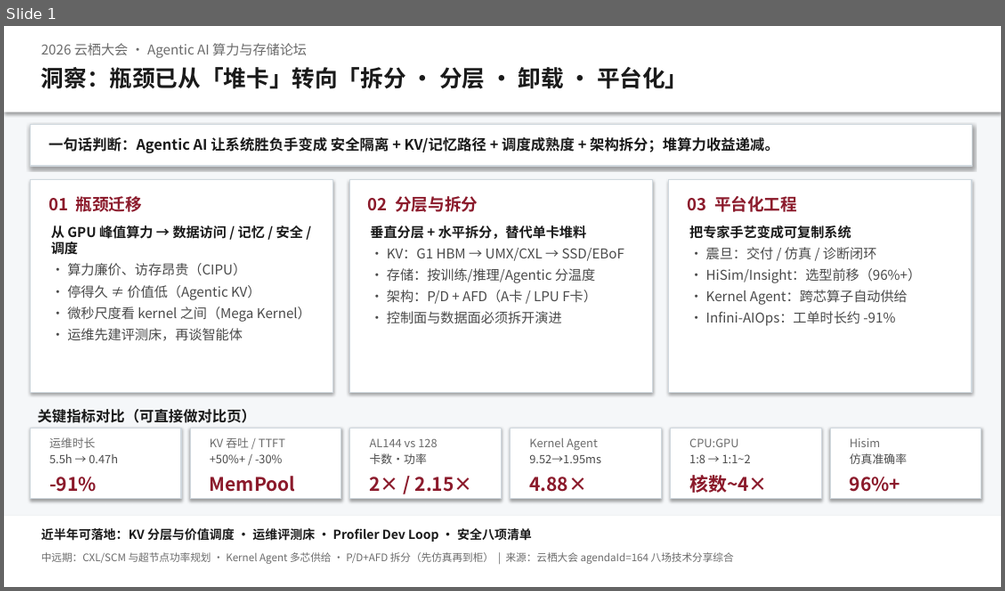
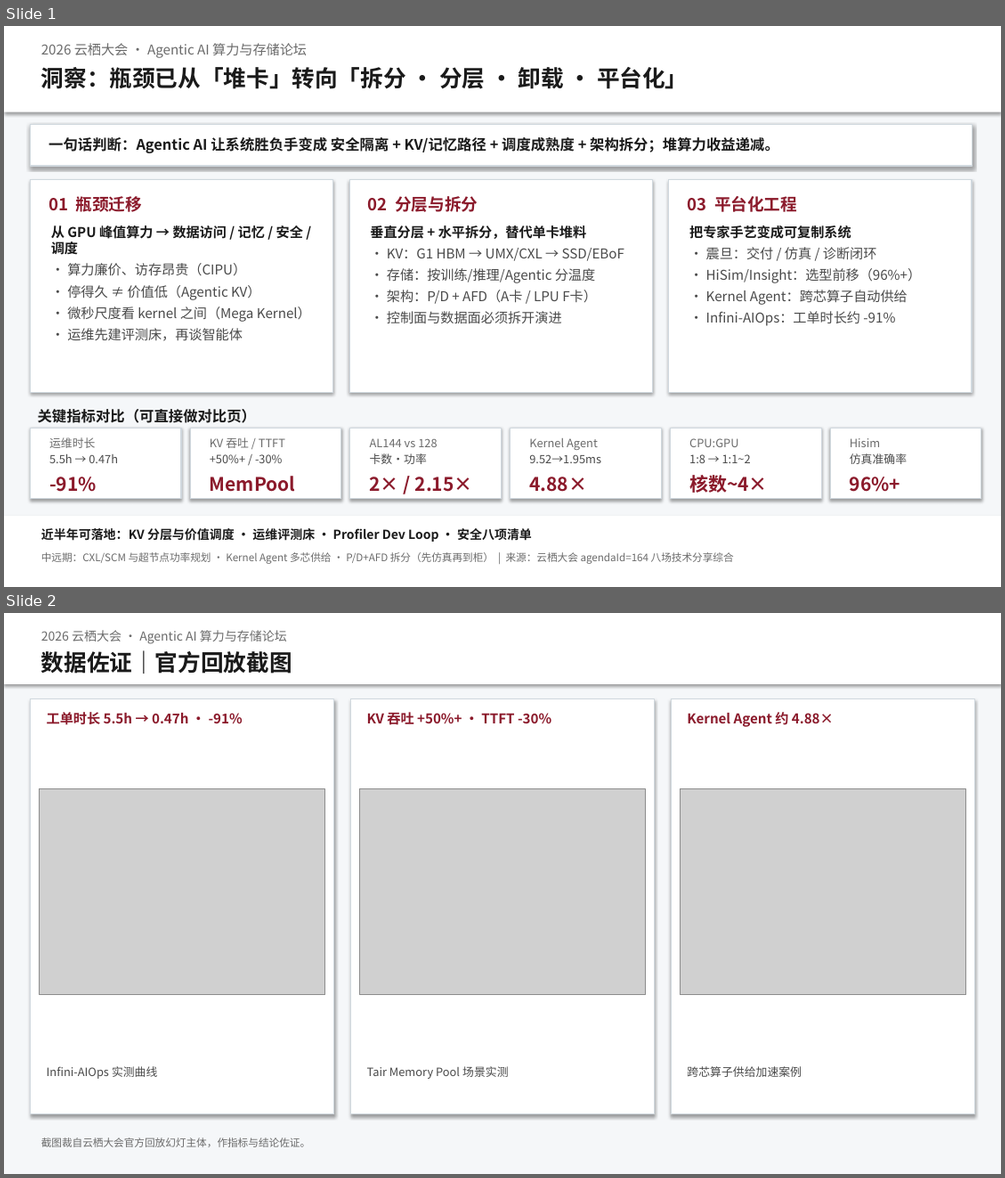
Before and after one commit to Annie-Summer/Kthena, a slide deck: yunqi-2026-cipu-forum/docs/洞察一页-Agentic-AI-Infra.pptx. Shown one above the other, each under a label of ours: slide 1 before the commit, slides 1 and 2 after it. The pictures are 1005x591 and 1005x1178 pixels, drawn with LibreOffice and Linux fonts; fonts in the diff are those of the drawing; grey boxes stand for pictures. Boxes give left, top, right and bottom in pixels: in the first picture for what was removed or moved away, otherwise in the second. Text is boxed around its words. In the diff, an @@ line names an element or a change of style, - is before the commit and + after.

```diff
--- a/yunqi-2026-cipu-forum/docs/洞察一页-Agentic-AI-Infra.pptx
+++ b/yunqi-2026-cipu-forum/docs/洞察一页-Agentic-AI-Infra.pptx
@@ slide 2 added at [4, 613, 1001, 1174], background #FFFFFF @@
@@ rectangle added at [4, 613, 1001, 1174], fill #F5F7F9 @@
@@ rectangle added at [4, 613, 1001, 684], fill #FFFFFF @@
@@ text added at [41, 630, 287, 644], 12 pt, text #6B6B6B @@
+2026 云栖大会 · Agentic AI 算力与存储论坛
@@ text added at [41, 650, 292, 674], 22 pt, text #1A1A1A, bold @@
+数据佐证｜官方回放截图
@@ rectangle added at [30, 699, 334, 1114], fill #FFFFFF, outline #D0D8DE 1 pt @@
@@ text added at [47, 712, 243, 725], 13 pt, text #8B1A2B, bold @@
+工单时长 5.5h → 0.47h · -91%
@@ rectangle added at [350, 699, 654, 1114], fill #FFFFFF, outline #D0D8DE 1 pt @@
@@ text added at [367, 712, 551, 725], 13 pt, text #8B1A2B, bold @@
+KV 吞吐 +50%+ · TTFT -30%
@@ rectangle added at [671, 699, 975, 1114], fill #FFFFFF, outline #D0D8DE 1 pt @@
@@ text added at [687, 712, 833, 727], 13 pt, text #8B1A2B, bold @@
+Kernel Agent 约 4.88×
@@ picture added at [39, 789, 324, 995] @@
@@ picture added at [359, 789, 645, 995] @@
@@ picture added at [680, 789, 966, 995] @@
@@ text added at [47, 1066, 157, 1078], 11 pt, text #4A4A4A @@
+Infini-AIOps 实测曲线
@@ text added at [367, 1066, 508, 1078], 11 pt, text #4A4A4A @@
+Tair Memory Pool 场景实测
@@ text added at [687, 1066, 801, 1077], 11 pt, text #4A4A4A @@
+跨芯算子供给加速案例
@@ text added at [41, 1137, 310, 1147], 10 pt, text #6B6B6B @@
+截图裁自云栖大会官方回放幻灯主体，作指标与结论佐证。
```
Also in this commit, not shown: 16 other files.
